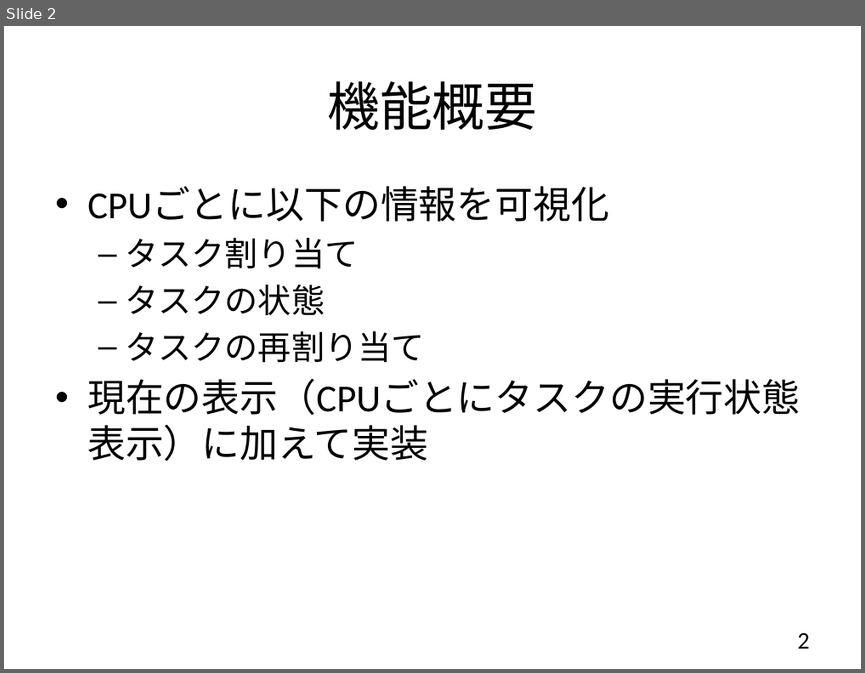
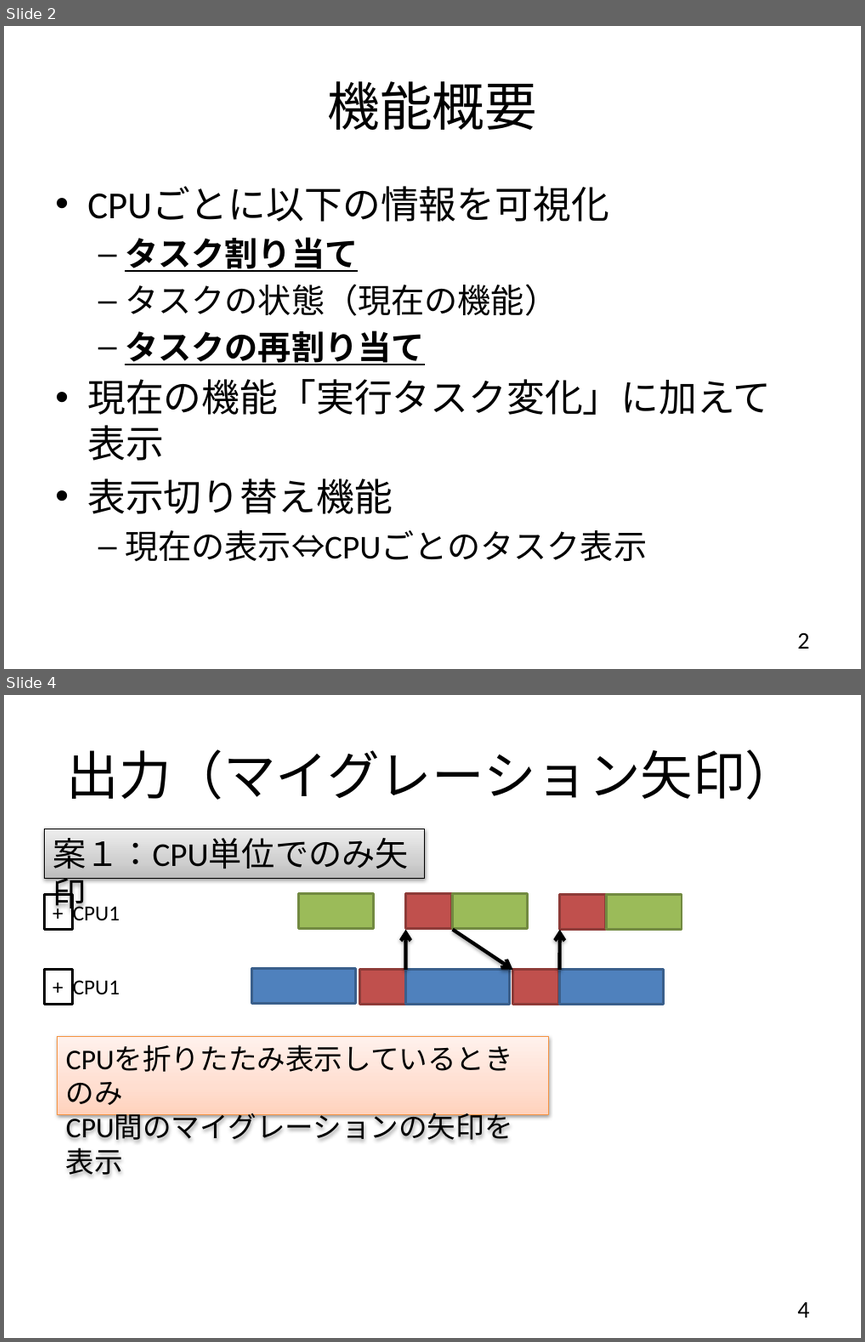
Before and after one commit to YixiaoLi/tlv4mc, a slide deck: doc/phase3/外部仕様書/task_per_cpu.pptx. Shown one above the other, each under a label of ours: slide 2 before the commit, slides 2 and 4 after it; the slides between them are not shown. The pictures are 865x673 and 865x1342 pixels, drawn with LibreOffice and Linux fonts; fonts in the diff are those of the drawing. Boxes give left, top, right and bottom in pixels: in the first picture for what was removed or moved away, otherwise in the second. Text is boxed around its words. In the diff, an @@ line names an element or a change of style, - is before the commit and + after.

```diff
--- a/doc/phase3/外部仕様書/task_per_cpu.pptx
+++ b/doc/phase3/外部仕様書/task_per_cpu.pptx
@@ slide 4 added at (x1=4, y1=695, x2=861, y2=1338), background #FFFFFF @@
@@ title added at (x1=67, y1=749, x2=798, y2=800), 44 pt, text #000000 @@
+出力（マイグレーション矢印）
@@ rectangle added at (x1=44, y1=828, x2=424, y2=878), fill gradient #BDBDBD to #D1D1D1 to #EEEEEE, outline #000000 0.75 pt, 28 pt, text #000000 @@
+案１：CPU単位でのみ矢印
@@ rectangle added at (x1=44, y1=895, x2=73, y2=929), fill #FFFFFF, outline #000000 2 pt, 18 pt, text #000000 @@
++
@@ rectangle added at (x1=299, y1=894, x2=374, y2=928), fill #9BBB59, outline #738A42 2 pt @@
@@ rectangle added at (x1=406, y1=894, x2=452, y2=928), fill #C0504D, outline #8E3B39 2 pt @@
@@ rectangle added at (x1=452, y1=894, x2=528, y2=928), fill #9BBB59, outline #738A42 2 pt @@
@@ rectangle added at (x1=559, y1=895, x2=606, y2=929), fill #C0504D, outline #8E3B39 2 pt @@
@@ rectangle added at (x1=607, y1=895, x2=681, y2=929), fill #9BBB59, outline #738A42 2 pt @@
@@ text added at (x1=73, y1=902, x2=120, y2=925), 18 pt, text #000000 @@
+CPU1
@@ arrow added from (406, 970) to (406, 930), #000000 3 pt @@
@@ arrow added from (452, 929) to (513, 970), #000000 3 pt @@
@@ arrow added from (559, 970) to (560, 930), #000000 3 pt @@
@@ rectangle added at (x1=44, y1=970, x2=73, y2=1004), fill #FFFFFF, outline #000000 2 pt, 18 pt, text #000000 @@
++
@@ rectangle added at (x1=251, y1=969, x2=355, y2=1003), fill #4F81BD, outline #3A5F8C 2 pt @@
@@ rectangle added at (x1=359, y1=970, x2=406, y2=1004), fill #C0504D, outline #8E3B39 2 pt @@
@@ rectangle added at (x1=406, y1=970, x2=510, y2=1004), fill #4F81BD, outline #3A5F8C 2 pt @@
@@ rectangle added at (x1=513, y1=970, x2=559, y2=1004), fill #C0504D, outline #8E3B39 2 pt @@
@@ rectangle added at (x1=559, y1=970, x2=663, y2=1004), fill #4F81BD, outline #3A5F8C 2 pt @@
@@ text added at (x1=73, y1=977, x2=120, y2=1000), 18 pt, text #000000 @@
+CPU1
@@ rectangle added at (x1=57, y1=1036, x2=548, y2=1114), fill gradient #FFD2BD to #FFDED0 to #FFF2ED, outline #F69240 0.75 pt, 24 pt, text #000000 @@
+CPUを折りたたみ表示しているときのみ
+CPU間のマイグレーションの矢印を表示
@@ page number added at (x1=797, y1=1302, x2=809, y2=1317), 20 pt, text #000000 @@
+4
@@ slide 2 changed as well @@
@@ text at (x1=125, y1=237, x2=424, y2=365): bold on, underline on in "タスク割り当て", "タスクの再割り当て" @@
@@ text at (x1=125, y1=284, x2=557, y2=316): text changed @@
-  – タスクの状態
+  – タスクの状態（現在の機能）
@@ text at (x1=87, y1=379, x2=771, y2=562): text changed @@
-• 現在の表示（CPUごとにタスクの実行状態表示）に加えて実装
+• 現在の機能「実行タスク変化」に加えて表示
+• 表示切り替え機能
+  – 現在の表示⇔CPUごとのタスク表示
```
Also in this commit, not shown: 3 other slides changed, 4 other slides added, 1 slide removed.
